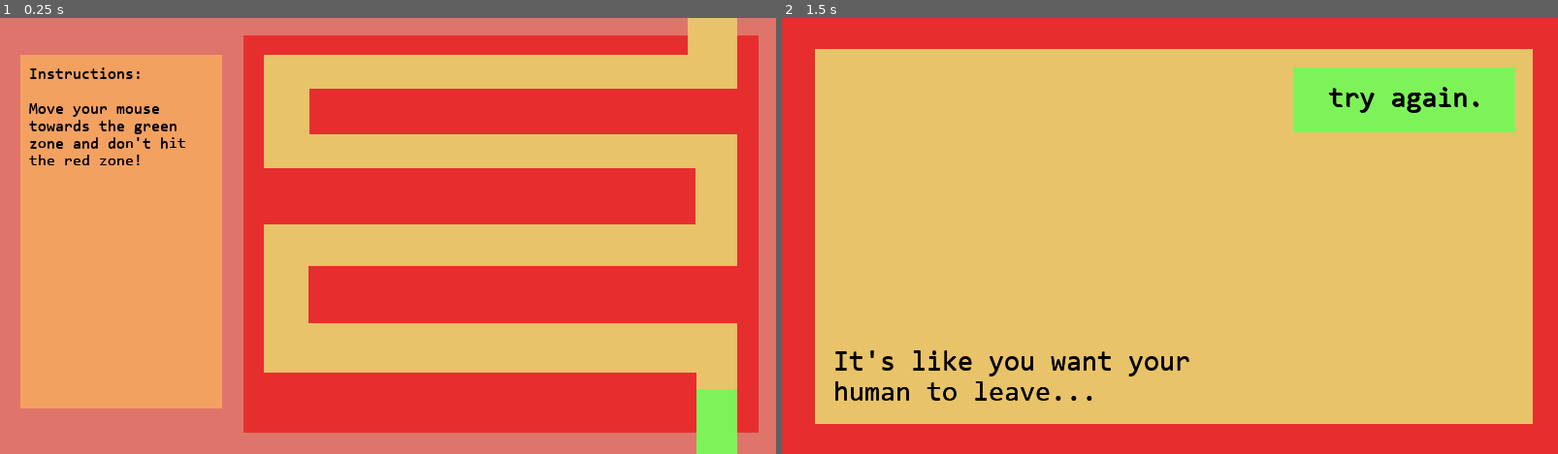
Above: before the commit, frames 1-2 (left to right).
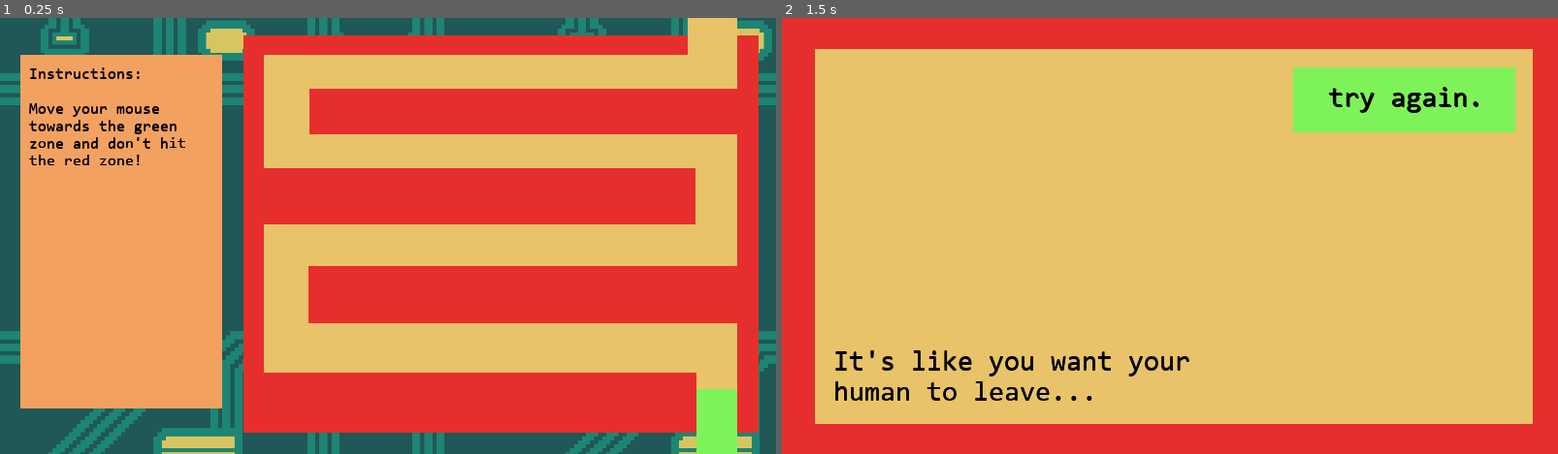
Above: after the commit, the same moments.

Repository: khathepham/CSGameJam-2023
Game: Godot game, scene res://CursorGameLevel1.tscn
The game is run twice, just before and just after one commit, with the same random seed, the same clock (stepped at 60 frames per second) and the same inputs.
Inputs (mouse positions are in pixels of both pictures, inside the frame that each line leads up to):
- Up to frame 1 (0.25 s): no input
- Up to frame 2 (1.5 s): tap Enter at 0.5 s; move the mouse to (1247, 35) at 0.52 s; move the mouse to (1402, 100) at 1.27 s

The runs differ from the first frame. In frame 1, 18% of the frame differs, in the area x 0-100%, y 0-100%; in frame 2, nothing differs.

Commit message:
finished all levels

Diff:
--- a/Glitch Cat vs Developer/CursorGameLevel1.tscn
+++ b/Glitch Cat vs Developer/CursorGameLevel1.tscn
@@ -1,9 +1,10 @@
-[gd_scene load_steps=14 format=2]
+[gd_scene load_steps=15 format=2]
 
 [ext_resource path="res://mouse.gd" type="Script" id=1]
 [ext_resource path="res://redZoneCollisions.gd" type="Script" id=2]
 [ext_resource path="res://blocksTexture.png" type="Texture" id=3]
 [ext_resource path="res://Consolas.ttf" type="DynamicFontData" id=4]
+[ext_resource path="res://tileset.ground.png" type="Texture" id=5]
 
 [sub_resource type="DynamicFont" id=1]
 size = 40
@@ -19,7 +20,7 @@
 extents = Vector2( 559.25, 68.75 )
 
 [sub_resource type="RectangleShape2D" id=5]
-extents = Vector2( 553.5, 69.75 )
+extents = Vector2( 531, 69.75 )
 
 [sub_resource type="RectangleShape2D" id=6]
 extents = Vector2( 562.5, 102 )
@@ -38,7 +39,16 @@
 [node name="Background" type="Node2D" parent="."]
 position = Vector2( 0, -4 )
 
+[node name="TextureRect" type="TextureRect" parent="Background"]
+margin_right = 2039.0
+margin_bottom = 1280.0
+mouse_filter = 2
+input_pass_on_modal_close_click = false
+texture = ExtResource( 5 )
+stretch_mode = 2
+
 [node name="background" type="Sprite" parent="Background"]
+visible = false
 modulate = Color( 0.878431, 0.462745, 0.419608, 1 )
 position = Vector2( -216, 3 )
 scale = Vector2( 2254, 1086 )
@@ -149,7 +159,7 @@
 [node name="redZone4" type="Area2D" parent="redZoneCollisions"]
 
 [node name="CollisionShape2D" type="CollisionShape2D" parent="redZoneCollisions/redZone4"]
-position = Vector2( 1317.5, 686.25 )
+position = Vector2( 1295, 686.25 )
 shape = SubResource( 5 )
 
 [node name="redZone5" type="Area2D" parent="redZoneCollisions"]
--- a/Glitch Cat vs Developer/CursorGameLevel2.tscn
+++ b/Glitch Cat vs Developer/CursorGameLevel2.tscn
@@ -1,9 +1,10 @@
-[gd_scene load_steps=18 format=2]
+[gd_scene load_steps=19 format=2]
 
 [ext_resource path="res://blocksTexture.png" type="Texture" id=1]
 [ext_resource path="res://redZoneCollisions.gd" type="Script" id=2]
 [ext_resource path="res://Consolas.ttf" type="DynamicFontData" id=3]
 [ext_resource path="res://mouse.gd" type="Script" id=4]
+[ext_resource path="res://tileset.ground.png" type="Texture" id=5]
 
 [sub_resource type="DynamicFont" id=1]
 size = 40
@@ -22,7 +23,7 @@
 extents = Vector2( 511.25, 69.875 )
 
 [sub_resource type="RectangleShape2D" id=6]
-extents = Vector2( 523.5, 61.5 )
+extents = Vector2( 589, 61.5 )
 
 [sub_resource type="RectangleShape2D" id=7]
 extents = Vector2( 324.5, 542 )
@@ -56,6 +57,14 @@
 scale = Vector2( 2254, 1086 )
 texture = ExtResource( 1 )
 centered = false
+
+[node name="TextureRect" type="TextureRect" parent="Background"]
+margin_right = 2039.0
+margin_bottom = 1280.0
+mouse_filter = 2
+input_pass_on_modal_close_click = false
+texture = ExtResource( 5 )
+stretch_mode = 2
 
 [node name="dangerBG" type="Sprite" parent="Background"]
 modulate = Color( 0.909804, 0.184314, 0.184314, 1 )
@@ -124,14 +133,14 @@
 
 [node name="winBG6" type="Sprite" parent="Background"]
 modulate = Color( 0.498039, 0.956863, 0.352941, 1 )
-position = Vector2( 1699, 973 )
+position = Vector2( 755, -18.9999 )
 scale = Vector2( 125, 118 )
 texture = ExtResource( 1 )
 centered = false
 
 [node name="safeBG2" type="Sprite" parent="Background"]
 modulate = Color( 0.913725, 0.768627, 0.415686, 1 )
-position = Vector2( 761, 3 )
+position = Vector2( 1703, 936 )
 scale = Vector2( 122, 94 )
 texture = ExtResource( 1 )
 centered = false
@@ -181,7 +190,7 @@
 [node name="redZone5" type="Area2D" parent="redZoneCollisions"]
 
 [node name="CollisionShape2D" type="CollisionShape2D" parent="redZoneCollisions/redZone5"]
-position = Vector2( 1174.5, 1029.5 )
+position = Vector2( 1240, 1029.5 )
 shape = SubResource( 6 )
 
 [node name="redZone6" type="Area2D" parent="redZoneCollisions"]
@@ -225,7 +234,7 @@
 [node name="greenZone2" type="Area2D" parent="greenZoneCollisions"]
 
 [node name="CollisionShape2D" type="CollisionShape2D" parent="greenZoneCollisions/greenZone2"]
-position = Vector2( 1761.25, 1028.75 )
+position = Vector2( 819, 38 )
 shape = SubResource( 13 )
 
 [node name="mouse" type="Node" parent="."]
Binary file added: Glitch Cat vs Developer/tileset.ground.png
Not shown, added: Glitch Cat vs Developer/tileset.ground.png.import
